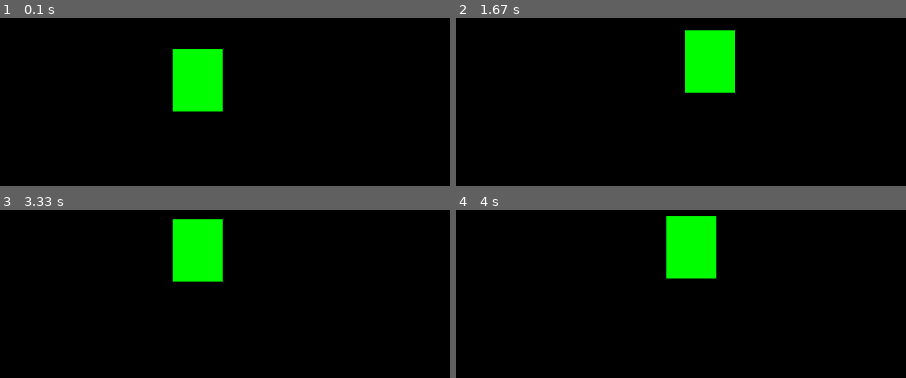
Above: before the commit, frames 1-4 (two rows, left to right).
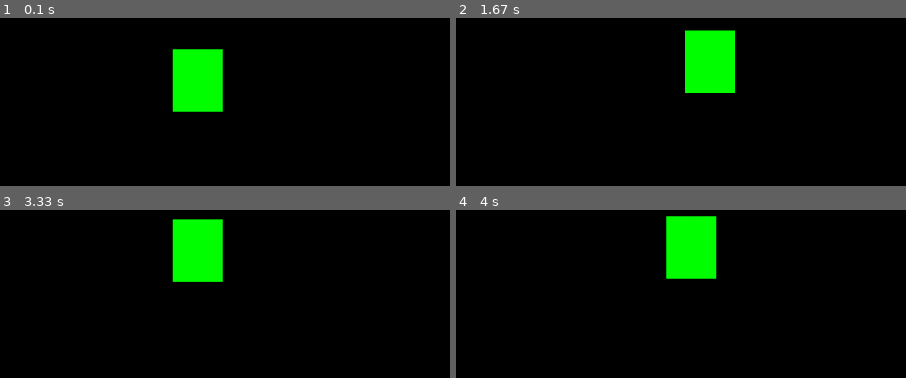
Above: after the commit, the same moments.

Repository: Enujnoey/8_bit_gaming
Game: pygame game, started from game_oop.py
The game is run twice, just before and just after one commit, with the same random seed, the same clock (stepped at 60 frames per second) and the same inputs.
Inputs:
- Up to frame 1 (0.1 s): no input
- Up to frame 2 (1.67 s): hold Right 0.33-0.8 s; hold Up 0.83-1.13 s; hold Right 1.17-1.63 s
- Up to frame 3 (3.33 s): hold Left 1.67-2.2 s; hold Down 2.23-2.53 s; hold Left 2.57-2.97 s; hold Up from 3 s (still down)
- Up to frame 4 (4 s): release Up at 3.37 s; hold Right from 3.4 s (still down)
The pictures show only the part of the screen within x 27-77%, y 0-50%; the shares and areas given below are measured in that part.
The window is 900x562 before the commit and 900x560 after it. Grey fills any space a smaller window leaves; there, only what the larger window draws over its background counts as a difference.

The runs differ from the first frame. In frame 1, 0.1% of the frame differs, in the area x 38-50%, y 18-56%; in frame 2, 0.1%; in frame 3, 0.1%; in frame 4, 0.1%.

Commit message:
Update game_oop.py
Set width and height as global variables; changed height from 900 to 896 as the map made is based on a 64x64 grid so it's better if it's evenly divisible; changed the name to 'Stranded'

Diff:
--- a/game_oop.py
+++ b/game_oop.py
@@ -1,12 +1,15 @@
 import pygame
 pygame.init()
 
+#GAMESETTINGS
+WIDTH=1440
+HEIGHT=896
+
 #Window Setup
-win = pygame.display.set_mode((1440,900))
+win = pygame.display.set_mode((WIDTH,HEIGHT))
 
-pygame.display.set_caption("noName")
-screenheight = 900
-screenlen = 1440
+pygame.display.set_caption("Stranded")
+
 
 
 
@@ -64,13 +67,13 @@
     if keys[pygame.K_LEFT] and square.x > square.vel:
         square.x -= square.vel
 
-    if keys[pygame.K_RIGHT] and square.x < screenlen - square.width - square.vel:
+    if keys[pygame.K_RIGHT] and square.x < WIDTH - square.width - square.vel:
         square.x += square.vel
 
     if keys[pygame.K_UP] and square.y > square.vel:
         square.y -= square.vel
 
-    if keys[pygame.K_DOWN] and square.y < screenheight - square.height - square.vel:
+    if keys[pygame.K_DOWN] and square.y < HEIGHT - square.height - square.vel:
         square.y += square.vel
 
     reDrawGameWindow()
